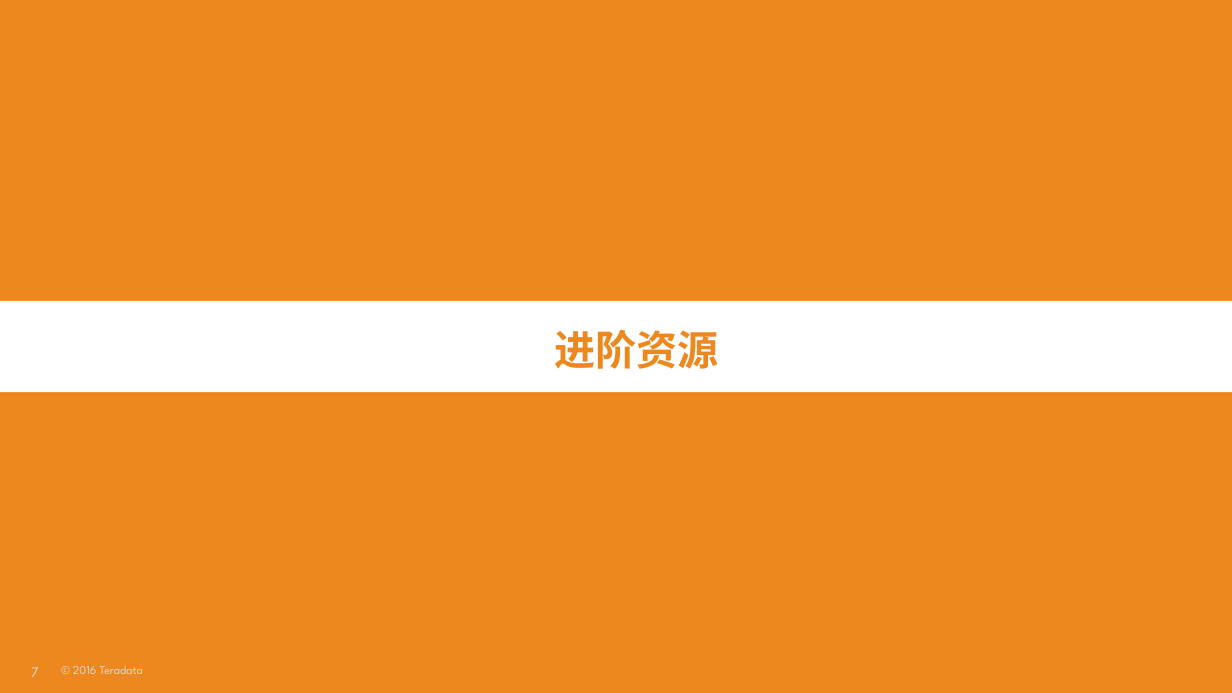
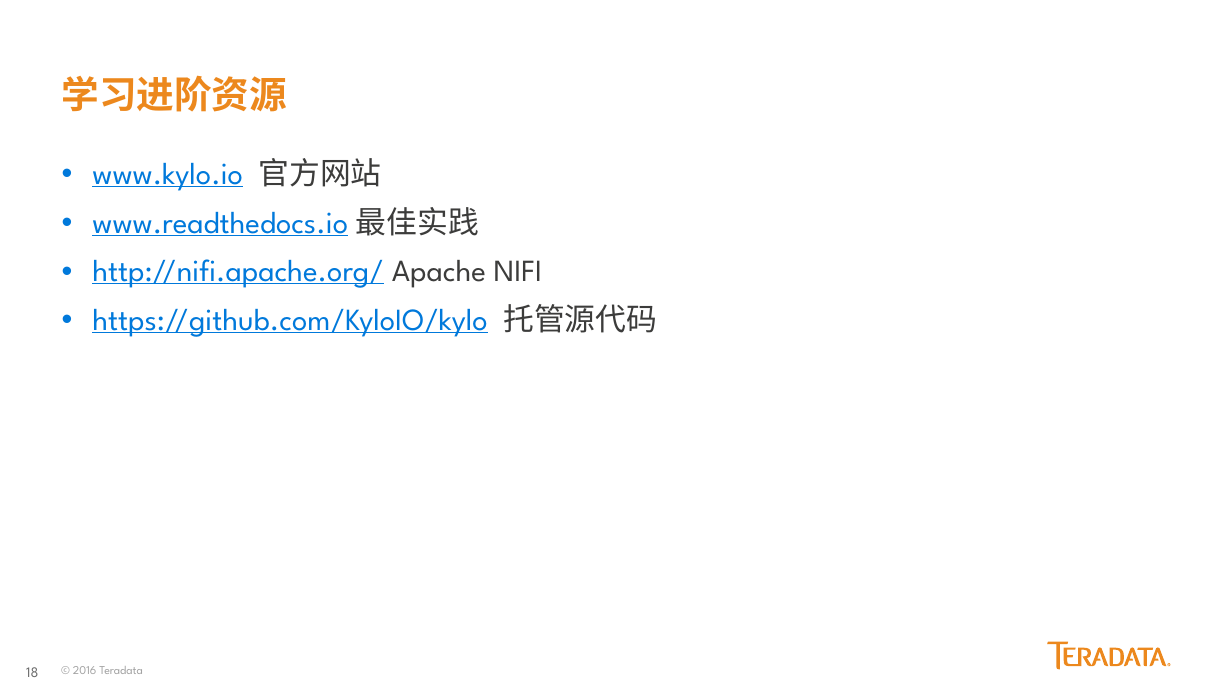
Before and after one commit to yaoran2000/MyTeradata, a slide deck: slide 18 of slides/Kylo配置与使用.pptx (slide 7 before the commit). Drawn at 1232x693 pixels with LibreOffice and Linux fonts; fonts in the diff are those of the drawing. Boxes give left, top, right and bottom in pixels: in the first picture for what was removed or moved away, otherwise in the second. Text is boxed around its words. In the diff, an @@ line names an element or a change of style, - is before the commit and + after.

Commit message:
Kylo update

```diff
--- a/slides/Kylo配置与使用.pptx
+++ b/slides/Kylo配置与使用.pptx
@@ background #EC881D to #FFFFFF @@
@@ title added at <box>62,75,287,112</box>, 22 pt, text #EC881D, bold @@
+学习进阶资源
@@ text added at <box>92,158,657,337</box>, 18 pt, text #0079DB, underline @@
+• www.kylo.io 官方网站
+• www.readthedocs.io 最佳实践
+• http://nifi.apache.org/ Apache NIFI
+• https://github.com/KyloIO/kylo 托管源代码
@@ text removed at <box>0,301,1232,392</box> @@
-进阶资源
@@ freeform shape added at <box>1047,642,1167,669</box>, fill #EC881D @@
@@ page number at <box>26,667,38,677</box>: text changed; text colour #D8D8D8 to #6C6C6C @@
-7
+18
@@ text "© 2016 Teradata" at <box>73,666,143,674</box>: text colour #D8D8D8 to #A2A2A2 @@
@@ freeform shape added at <box>1168,663,1170,667</box>, fill #EC881D @@
```
Also in this commit, not shown: 3 other slides changed, 13 slides added, 2 slides removed, 3 other files.
